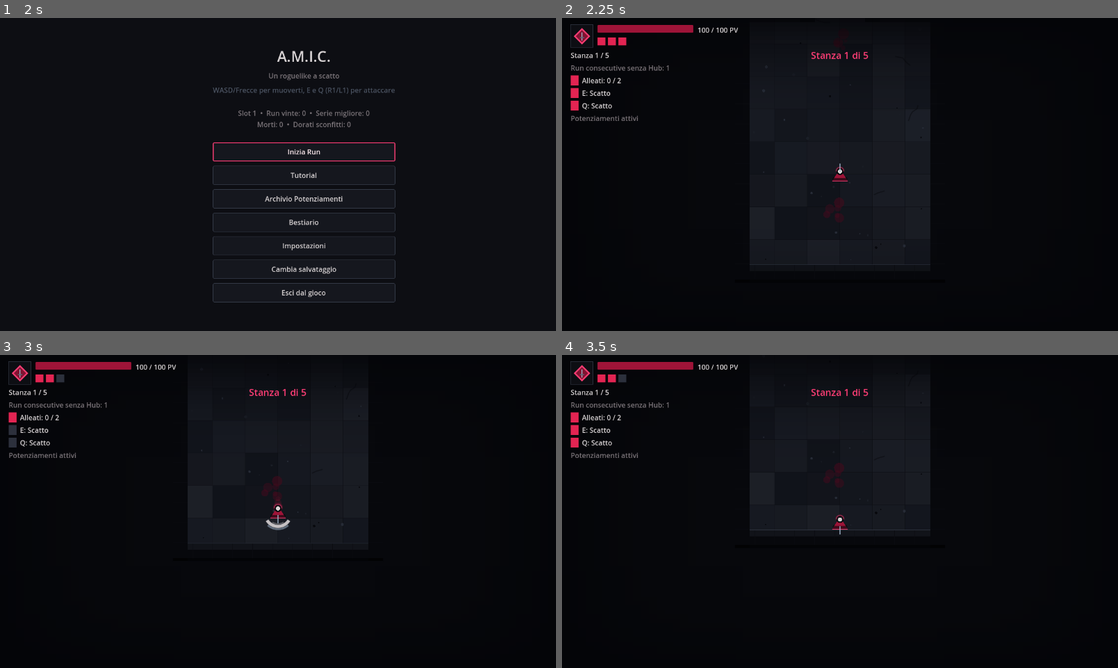
Above: before the commit, frames 1-4 (two rows, left to right).
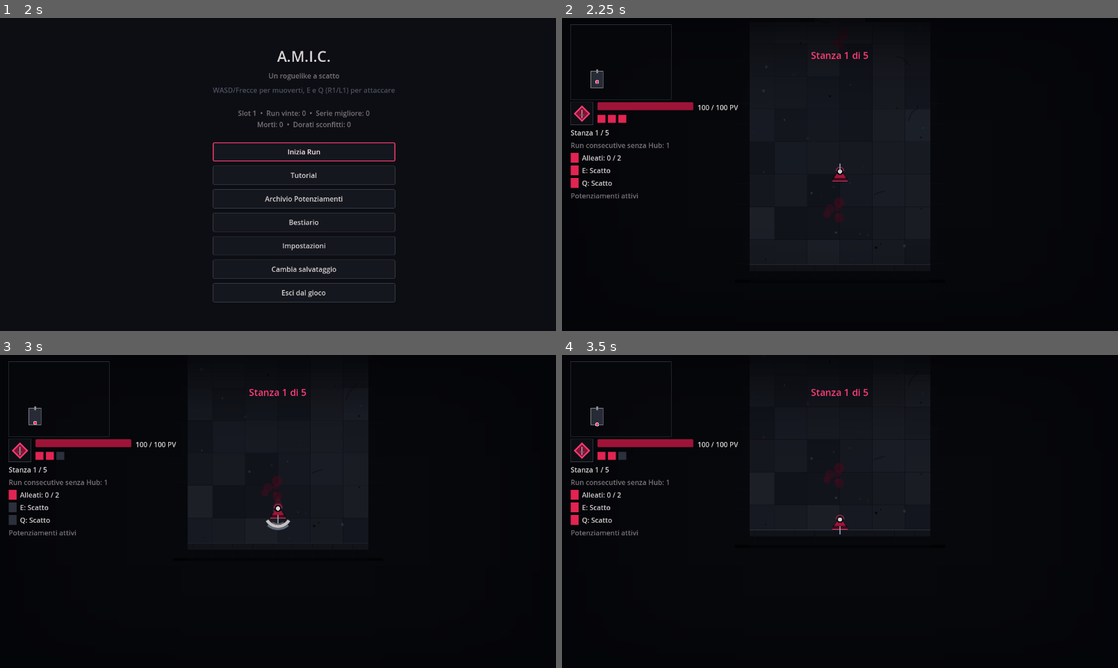
Above: after the commit, the same moments.

Repository: XandredKaze/Scatto
Game: Godot game, scene res://scenes/Main.tscn
The game is run twice, just before and just after one commit, with the same random seed, the same clock (stepped at 60 frames per second) and the same inputs. Sound files missing from this copy of the repository are replaced by a short silence.
Inputs (mouse positions are in pixels of both pictures, inside the frame that each line leads up to):
- Up to frame 1 (2 s): tap Enter (ui_accept) at 0.5, 0.77 s; move the mouse to (400, 158) at 0.52 s; hold D (move_right) 0.53-1.25 s; tap E (special_attack) at 0.6 s; click (400, 158) at 0.67 s; click "Slot 1 — vuoto" at 1.25 s
- Up to frame 2 (2.25 s): click "Inizia Run" at 2 s
- Up to frame 3 (3 s): tap Enter (ui_accept) at 2.75 s; move the mouse to (166, 527) at 2.77 s; hold S (move_down) from 2.78 s (still down); tap Q (special_attack_2) at 2.85 s; click (166, 527) at 2.92 s
- Up to frame 4 (3.5 s): keep holding S (move_down); tap Enter (ui_accept) at 3.02 s

Frame 1 is identical in both runs. In frame 2, 2.8% of the frame differs, in the area x 1-32%, y 2-58%; in frame 3, 2.8%; in frame 4, 2.8%.

Commit message:
Mini mappa in alto a sinistra, oscurata e scoperta esplorando
Nuovo Minimap nella HUD, sopra la colonna di vita e cariche. All'inizio
di ogni mappa è oscurata: entrando in una sala compare l'intera sala,
percorrendo un corridoio compare il tratto calpestato, e un moncone
chiaro segna i passaggi ancora da esplorare. Mostra il giocatore e la
porta del premio (chiusa/aperta). Riparte oscurata a ogni mappa nuova e
sparisce nella sala del boss. Test dedicato, README e tutorial aggiornati.

Co-Authored-By: Claude Opus 5.5 <noreply@anthropic.com>
Claude-Session: https://claude.ai/code/session_01PpBnEHrUrqVh3AiN6JsbX7

Diff:
--- a/scripts/ui/HUD.gd
+++ b/scripts/ui/HUD.gd
@@ -20,6 +20,7 @@
 var banner_timer := 0.0
 var powerup_tray: HBoxContainer
 var sigil: HudSigil
+var minimap: Minimap
 var _last_powerup_summary := ""
 var ally_label: Label
 var tame_pip: ColorRect
@@ -48,6 +49,12 @@
 	vbox.mouse_filter = Control.MOUSE_FILTER_IGNORE
 	vbox.add_theme_constant_override("separation", 6)
 	margin.add_child(vbox)
+
+	# In cima la mini mappa, oscurata finché non si esplora: nella sala del
+	# boss (niente mappa) sparisce e la colonna risale.
+	minimap = Minimap.new()
+	minimap.hide()
+	vbox.add_child(minimap)
 
 	# Targa del sigillo a sinistra, vita e cariche di scatto a destra:
 	# il blocco compatto in alto a sinistra del riferimento estetico.
@@ -187,6 +194,7 @@
 	if run == null or run.player == null:
 		return
 	var player = run.player
+	_update_minimap(player)
 	hp_bar.max_value = player.max_hp
 	hp_bar.value = player.hp
 	hp_label.text = "%d / %d PV" % [int(ceil(player.hp)), int(player.max_hp)]
@@ -237,6 +245,17 @@
 	else:
 		boss_panel.hide()
 
+func _update_minimap(player) -> void:
+	var maze: MazeGrid = run.current_maze
+	if maze == null:
+		minimap.hide()
+		minimap.set_maze(null)
+		return
+	minimap.set_maze(maze)
+	minimap.show()
+	minimap.track_player(player.global_position)
+	minimap.set_gate_open(run.exit_gate != null and is_instance_valid(run.exit_gate) and run.exit_gate.is_open)
+
 func _update_powerup_tray(player) -> void:
 	var counts := {}
 	var order: Array = []
--- /dev/null
+++ b/scripts/ui/Minimap.gd
@@ -0,0 +1,199 @@
+class_name Minimap
+extends Control
+
+# Mini mappa in alto a sinistra della HUD. All'inizio di ogni mappa è
+# tutta oscurata: si scopre esplorando. Entrando in una sala compare
+# l'intera sala; percorrendo un corridoio compare il tratto calpestato.
+# Da ogni tratto già scoperto spunta un moncone verso i passaggi ancora
+# inesplorati, cosí si capisce dove si può andare senza svelare dove porta.
+#
+# Lo stato di scoperta vive qui ed è legato alla mappa: quando Run genera
+# una mappa nuova (set_maze con un'altra MazeGrid) si riparte da zero.
+
+# Spazio massimo occupato dalla griglia: la dimensione della cella della
+# mini mappa si adatta alle colonne/righe configurate in bilanciamento.tres.
+const MAX_GRID_SIZE := Vector2(220.0, 160.0)
+const PADDING := 6.0
+# Larghezza dei corridoi rispetto alla cella: piú sottili delle sale, come
+# nel gioco.
+const CORRIDOR_WIDTH_RATIO := 0.4
+const PLAYER_DOT_RADIUS := 3.0
+
+var maze: MazeGrid = null
+# Indici delle sale scoperte e celle di corridoio scoperte (chiave Vector2i).
+var revealed_rooms := {}
+var revealed_corridors := {}
+var player_cell := Vector2i(-1, -1)
+var player_pos := Vector2.ZERO
+var gate_open := false
+var _cell_px := 8.0
+var _blink := 0.0
+
+func _ready() -> void:
+	mouse_filter = Control.MOUSE_FILTER_IGNORE
+	_update_min_size()
+
+# Aggancia una mappa nuova e oscura tutto. Richiamare con la stessa mappa
+# non azzera niente.
+func set_maze(new_maze: MazeGrid) -> void:
+	if new_maze == maze:
+		return
+	maze = new_maze
+	revealed_rooms.clear()
+	revealed_corridors.clear()
+	player_cell = Vector2i(-1, -1)
+	gate_open = false
+	_update_min_size()
+	queue_redraw()
+
+# Posizione del giocatore nel mondo: scopre la sala o il tratto di
+# corridoio in cui si trova.
+func track_player(world_pos: Vector2) -> void:
+	if maze == null:
+		return
+	player_pos = world_pos
+	var cell: Vector2i = maze.world_to_cell(world_pos)
+	if cell != player_cell:
+		player_cell = cell
+		reveal_cell(cell)
+	queue_redraw()
+
+func reveal_cell(cell: Vector2i) -> void:
+	if maze == null:
+		return
+	var room: int = maze.room_at(cell)
+	if room >= 0:
+		revealed_rooms[room] = true
+	elif maze.is_corridor_cell(cell):
+		revealed_corridors[cell] = true
+
+func is_cell_revealed(cell: Vector2i) -> bool:
+	if maze == null:
+		return false
+	var room: int = maze.room_at(cell)
+	if room >= 0:
+		return revealed_rooms.has(room)
+	return revealed_corridors.has(cell)
+
+func set_gate_open(value: bool) -> void:
+	if value != gate_open:
+		gate_open = value
+		queue_redraw()
+
+func _process(delta: float) -> void:
+	if maze == null:
+		return
+	_blink = fmod(_blink + delta, 1.0)
+
+func _update_min_size() -> void:
+	if maze == null or maze.cols <= 0 or maze.rows <= 0:
+		custom_minimum_size = Vector2.ZERO
+		return
+	_cell_px = floor(min(MAX_GRID_SIZE.x / maze.cols, MAX_GRID_SIZE.y / maze.rows))
+	_cell_px = max(_cell_px, 3.0)
+	custom_minimum_size = Vector2(maze.cols, maze.rows) * _cell_px + Vector2.ONE * PADDING * 2.0
+
+func _cell_origin(cell: Vector2i) -> Vector2:
+	return Vector2(PADDING, PADDING) + Vector2(cell) * _cell_px
+
+func _draw() -> void:
+	if maze == null:
+		return
+	var frame := Rect2(Vector2.ZERO, custom_minimum_size)
+	draw_rect(frame, Palette.with_alpha(Palette.VOID, 0.82))
+	draw_rect(frame, Palette.STONE_EDGE, false, 1.0)
+
+	var corridor_w: float = max(2.0, round(_cell_px * CORRIDOR_WIDTH_RATIO))
+	var inset: float = 1.0 if _cell_px >= 6.0 else 0.0
+
+	for cell in maze.open_cells():
+		if not is_cell_revealed(cell):
+			continue
+		var o: Vector2 = _cell_origin(cell)
+		var is_room: bool = maze.room_at(cell) >= 0
+		var fill: Color = Palette.STONE_LIT if is_room else Palette.STONE_EDGE
+		if is_room and maze.room_at(cell) == maze.exit_room_index:
+			fill = Palette.BLOOD_DEEP
+		if is_room:
+			draw_rect(Rect2(o, Vector2.ONE * _cell_px), fill)
+		else:
+			var c: Vector2 = o + Vector2.ONE * _cell_px * 0.5
+			draw_rect(Rect2(c - Vector2.ONE * corridor_w * 0.5, Vector2.ONE * corridor_w), fill)
+		# Passaggi verso i vicini: pieni se anche l'altro lato è scoperto,
+		# un moncone se non lo è ancora.
+		for n in _open_neighbors_of(cell):
+			if maze.room_at(cell) >= 0 and maze.room_at(cell) == maze.room_at(n):
+				continue
+			_draw_passage(cell, n, corridor_w, fill, is_cell_revealed(n))
+
+	# Contorno delle sale scoperte: senza, due sale vicine si leggerebbero
+	# come un blocco solo.
+	for room_index in revealed_rooms.keys():
+		var r: Rect2i = maze.rooms[room_index]
+		var rect := Rect2(_cell_origin(r.position), Vector2(r.size) * _cell_px)
+		draw_rect(rect.grow(-inset), Palette.BONE_DIM if room_index != maze.exit_room_index else Palette.BLOOD, false, 1.0)
+
+	_draw_gate(corridor_w)
+	_draw_player()
+
+func _open_neighbors_of(cell: Vector2i) -> Array:
+	var result: Array = []
+	for d in [Vector2i.RIGHT, Vector2i.DOWN, Vector2i.LEFT, Vector2i.UP]:
+		var n: Vector2i = cell + d
+		if _is_open_between(cell, n):
+			result.append(n)
+	return result
+
+func _is_open_between(a: Vector2i, b: Vector2i) -> bool:
+	if not maze.is_open_cell(a) or not maze.is_open_cell(b):
+		return false
+	var lo := Vector2i(min(a.x, b.x), min(a.y, b.y))
+	if a.y == b.y:
+		return maze.open_right[lo.y][lo.x]
+	return maze.open_down[lo.y][lo.x]
+
+func _draw_passage(cell: Vector2i, n: Vector2i, width: float, color: Color, full: bool) -> void:
+	var c: Vector2 = _cell_origin(cell) + Vector2.ONE * _cell_px * 0.5
+	var dir := Vector2(n - cell)
+	# Pieno fino al centro della cella vicina, oppure moncone fino al
+	# bordo tra le due celle (poco oltre, per farlo vedere).
+	var length: float = _cell_px if full else _cell_px * 0.9
+	var end: Vector2 = c + dir * length
+	var half := Vector2(abs(dir.y), abs(dir.x)) * width * 0.5
+	var rect := Rect2(c - half, Vector2.ZERO).expand(end + half)
+	draw_rect(rect, color if full else Palette.BONE_DIM)
+
+# La porta della sala del premio compare appena se ne scopre uno dei due
+# lati: cremisi da chiusa, accesa quando si apre.
+func _draw_gate(corridor_w: float) -> void:
+	if not maze.has_exit_gate():
+		return
+	var a: Vector2i = maze.gate_doorway.a
+	var b: Vector2i = maze.gate_doorway.b
+	if not (is_cell_revealed(a) or is_cell_revealed(b)):
+		return
+	var mid: Vector2 = (_cell_origin(a) + _cell_origin(b)) * 0.5 + Vector2.ONE * _cell_px * 0.5
+	var dir := Vector2(b - a)
+	var across := Vector2(abs(dir.y), abs(dir.x))
+	var bar_len: float = max(corridor_w + 2.0, _cell_px * 0.8)
+	var thick: float = max(2.0, _cell_px * 0.25)
+	if not gate_open:
+		var rect := Rect2(mid - across * bar_len * 0.5 - dir * thick * 0.5, Vector2.ZERO).expand(mid + across * bar_len * 0.5 + dir * thick * 0.5)
+		draw_rect(rect, Palette.BLOOD_BRIGHT)
+		return
+	# Aperta: la grata si è ritirata negli stipiti, come nel gioco, e il
+	# varco al centro resta libero.
+	var jamb: float = max(1.0, bar_len * 0.22)
+	for side in [-1.0, 1.0]:
+		var outer: Vector2 = mid + across * bar_len * 0.5 * side
+		var inner: Vector2 = outer - across * jamb * side
+		draw_rect(Rect2(outer - dir * thick * 0.5, Vector2.ZERO).expand(inner + dir * thick * 0.5), Palette.EMBER)
+
+func _draw_player() -> void:
+	if player_cell.x < 0:
+		return
+	var local: Vector2 = (player_pos - maze.origin) / maze.cell_size
+	var p: Vector2 = Vector2(PADDING, PADDING) + local * _cell_px
+	var pulse: float = 0.5 + 0.5 * sin(_blink * TAU)
+	draw_circle(p, PLAYER_DOT_RADIUS + 1.5, Palette.BONE)
+	draw_circle(p, PLAYER_DOT_RADIUS, Palette.BLOOD_BRIGHT.lerp(Palette.EMBER, pulse))
--- a/scripts/ui/TutorialScreen.gd
+++ b/scripts/ui/TutorialScreen.gd
@@ -98,7 +98,7 @@
 		{"n": 1, "title": "Movimento", "text": "WASD o frecce direzionali, oppure lo stick sinistro/D-pad di un controller."},
 		{"n": 2, "title": "Scatto — il tuo attacco di partenza", "text": "Tasto E (dorsale destro/RB-R1) o tasto Q (dorsale s …(490 unchanged characters)…
 		{"n": 3, "title": "Attenzione al contatto", "text": "Fuori dallo scatto, toccare un nemico (o un suo proiettile) ti danneggia: usa lo scatto anche per attraversare in sicurezza."},
-		{"n": 4, "title": "Ripulisci la mappa e attraversa la porta", "text": "Ogni mappa è fatta di sale sparse nel buio, collegate da corridoi. La porta di uscita, segnata da un sigillo c …(265 unchanged characters)…
+		{"n": 4, "title": "Ripulisci la mappa e attraversa la porta", "text": "Ogni mappa è fatta di sale sparse nel buio, collegate da corridoi. La mini mappa in alto a sinistra parte oscurata: ogni sala compare quando ci entri, ogni corridoio man mano che lo percorri, e i monconi chiari segnano i passaggi ancora da esplorare. La porta di uscita, segnata da un sigillo c …(265 unchanged characters)…
 		{"n": 5, "title": "Scegli un potenziamento", "text": "Dopo ogni stanza scegli uno tra 3 potenziamenti casuali: ti rendono più forte per il resto della run."},
 		{"n": 6, "title": "Addomesticamento — e la rinuncia allo scatto", "text": "Tasto F o tasto X/Quadrato del controller: …(851 unchanged characters)…
 		{"n": 7, "title": "Attacchi speciali degli alleati", "text": "Gli stessi due pulsanti dello scatto (E/R1 e Q/L1): ogn …(806 unchanged characters)…
--- a/tests/SmokeTest.gd
+++ b/tests/SmokeTest.gd
@@ -20,6 +20,7 @@
 	_test_maze_grid()
 	await _test_maze_integration()
 	await _test_exit_gate_blocks_until_cleared()
+	await _test_minimap_reveals_by_exploration()
 	await _test_balance_config_drives_game()
 	await _test_maze_dash_no_tunneling()
 	await _test_maze_enemy_closes_final_gap()
@@ -2183,6 +2184,76 @@
 	gate_run.queue_free()
 	await get_tree().process_frame
 
+func _test_minimap_reveals_by_exploration() -> void:
+	print("--- Test: la mini mappa parte oscurata e si scopre entrando nelle sale ---")
+	var mm_run := Run.new()
+	add_child(mm_run)
+	mm_run.begin_new_streak()
+	mm_run.player.max_hp = 99999.0
+	mm_run.player.hp = 99999.0
+	await get_tree().process_frame
+	await get_tree().process_frame
+
+	var maze: MazeGrid = mm_run.current_maze
+	var mm: Minimap = mm_run.hud.minimap
+	_assert(mm.visible, "la mini mappa dovrebbe essere visibile in una mappa")
+	_assert(mm.maze == maze, "la mini mappa dovrebbe mostrare la mappa in corso")
+	var spawn_room: int = maze.room_at(maze.world_to_cell(mm_run.player.global_position))
+	_assert(spawn_room >= 0, "setup del test: il giocatore dovrebbe partire dentro una sala")
+	_assert(mm.revealed_rooms.size() == 1 and mm.revealed_rooms.has(spawn_room), "all'inizio dovrebbe essere scoperta solo la sala di partenza (%s)" % [mm.revealed_rooms.keys()])
+	_assert(mm.revealed_corridors.is_empty(), "all'inizio nessun corridoio dovrebbe essere scoperto")
+	for cell in maze.room_cells(spawn_room):
+		_assert(mm.is_cell_revealed(cell), "entrando in una sala dovrebbe comparire tutta la sala, non solo la cella calpestata")
+
+	# Un corridoio si scopre dove lo si percorre, senza svelare dove porta.
+	var corridor := Vector2i(-1, -1)
+	for cell in maze.open_cells():
+		if maze.is_corridor_cell(cell):
+			corridor = cell
+			break
+	_assert(corridor.x >= 0, "setup del test: la mappa dovrebbe avere almeno un corridoio")
+	mm_run.player.global_position = maze.cell_center(corridor.x, corridor.y)
+	await get_tree().process_frame
+	_assert(mm.is_cell_revealed(corridor), "il tratto di corridoio percorso dovrebbe comparire sulla mini mappa")
+	_assert(mm.revealed_corridors.size() == 1, "dovrebbe comparire solo il tratto calpestato del corridoio")
+	_assert(mm.revealed_rooms.size() == 1, "percorrere un corridoio non dovrebbe svelare altre sale")
+
+	# Entrando in un'altra sala compare anche quella, per intero.
+	var other_room := -1
+	for i in range(maze.rooms.size()):
+		if i != spawn_room and i != maze.exit_room_index:
+			other_room = i
+			break
+	_assert(other_room >= 0, "setup del test: la mappa dovrebbe avere almeno un'altra sala")
+	var inside: Vector2i = maze.room_cells(other_room)[0]
+	mm_run.player.global_position = maze.cell_center(inside.x, inside.y)
+	await get_tree().process_frame
+	_assert(mm.revealed_rooms.has(other_room), "entrando in una sala nuova dovrebbe comparire sulla mini mappa")
+	for cell in maze.room_cells(other_room):
+		_assert(mm.is_cell_revealed(cell), "la sala appena scoperta dovrebbe comparire per intero")
+	_assert(not mm.revealed_rooms.has(maze.exit_room_index), "la sala del premio non dovrebbe comparire prima di esserci entrati")
+
+	# La porta sulla mini mappa segue quella vera.
+	_assert(not mm.gate_open, "sulla mini mappa la porta dovrebbe risultare chiusa")
+	_kill_all_room_enemies_of(mm_run)
+	await get_tree().process_frame
+	_assert(mm.gate_open, "ripulita la mappa, sulla mini mappa la porta dovrebbe risultare aperta")
+
+	# Mappa nuova: tutto di nuovo oscurato, tranne la sala di partenza.
+	mm_run._generate_room(2)
+	await get_tree().process_frame
+	_assert(mm.maze == mm_run.current_maze and mm.maze != maze, "la mini mappa dovrebbe passare alla mappa nuova")
+	_assert(mm.revealed_rooms.size() == 1 and mm.revealed_corridors.is_empty(), "in una mappa nuova la mini mappa dovrebbe ripartire oscurata")
+
+	# La sala del boss non ha mappa da esplorare.
+	mm_run._start_boss_room()
+	await get_tree().process_frame
+	_assert(not mm.visible, "nella sala del boss la mini mappa dovrebbe sparire")
+
+	print("Mini mappa: oscurata all'inizio, scoperta esplorando: OK")
+	mm_run.queue_free()
+	await get_tree().process_frame
+
 func _test_maze_integration() -> void:
 	print("--- Test integrazione labirinto nel gioco reale (Run) ---")
 	var maze_run := Run.new()
Not shown, changed: README.md
